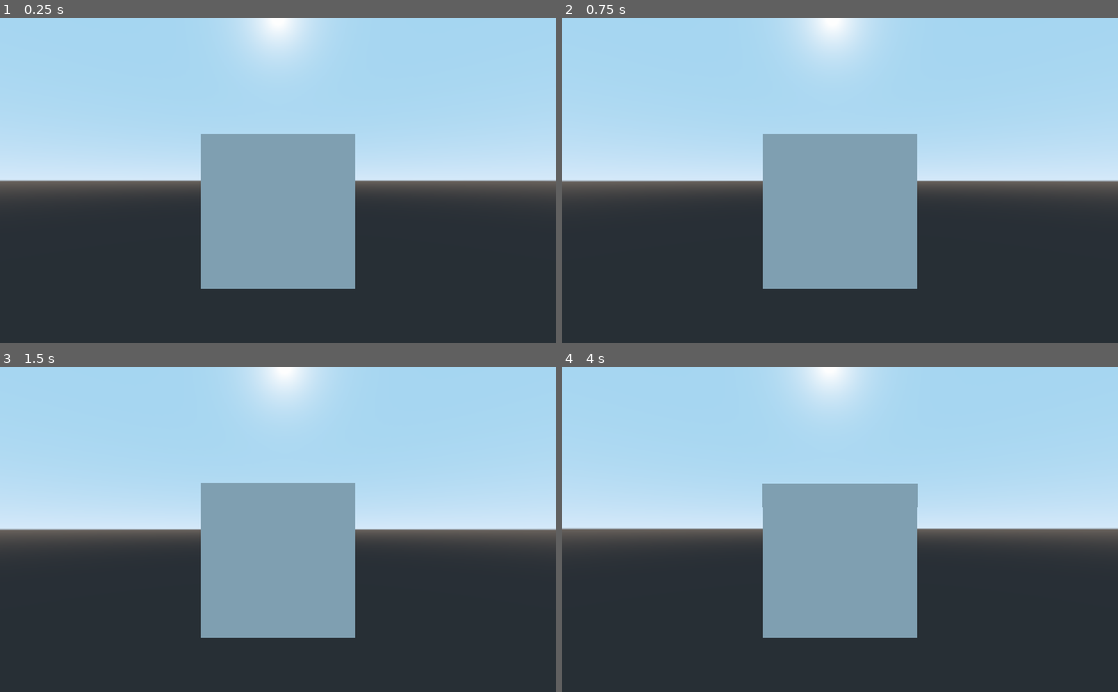
Above: before the commit, frames 1-4 (two rows, left to right).
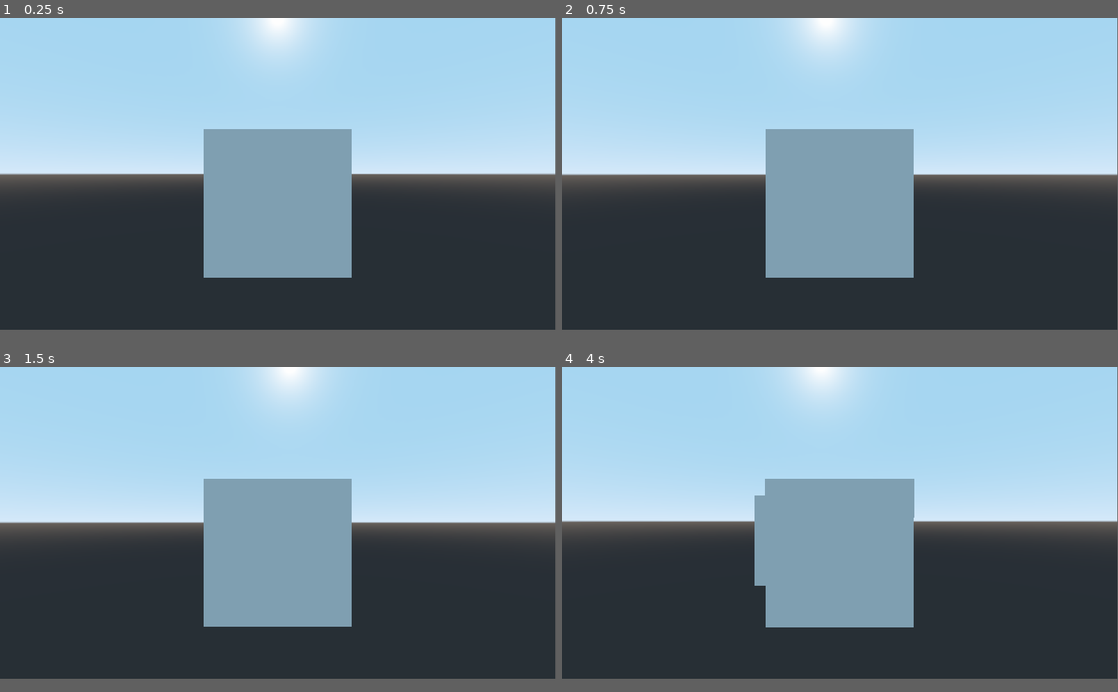
Above: after the commit, the same moments.

Repository: Truski/skipshift
Game: Godot game, scene res://TestScene/TestScene.tscn
Same seed, same stepped clock (60 frames per second), same inputs: the game is played once before the commit and once after it.
Inputs (mouse positions are in pixels of both pictures, inside the frame that each line leads up to):
- Up to frame 1 (0.25 s): no input
- Up to frame 2 (0.75 s): tap Enter at 0.5 s; move the mouse to (867, 180) at 0.52 s; hold W from 0.53 s (still down)
- Up to frame 3 (1.5 s): keep holding W; tap Space at 0.77, 1.25 s; move the mouse to (250, 529) at 1.27 s
- Up to frame 4 (4 s): keep holding W; tap Space at 1.52, 2.75, 3.02, 3.77 s; tap Enter at 2, 3.5 s; move the mouse to (851, 523) at 2.02 s; move the mouse to (834, 536) at 2.77 s; move the mouse to (878, 532) at 3.52 s
In our replay, the window is 800x468 before the commit and 799x449 after it. These sizes can differ from the game's own. Grey fills any space a smaller window leaves; there, only what the larger window draws over its background counts as a difference.

The runs differ from the first frame. In frame 1, 3.9% of the frame differs, in the area x 0-100%, y 0-84%; in frame 2, 3.8%; in frame 3, 4.0%; in frame 4, 4.5%.

Commit message:
Added lightweight pause
- Changed mouse mode on escape key so that player can resize, move, or close the window

Diff:
--- a/Player/Controller.gd
+++ b/Player/Controller.gd
@@ -44,14 +44,18 @@
 	if event is InputEventKey and event.pressed:
 		match event.scancode:
 			KEY_ESCAPE:
-				get_tree().quit()
-			KEY_W: #FORWARD
+				var mouseMode = Input.get_mouse_mode()
+				if (mouseMode == Input.MOUSE_MODE_VISIBLE):
+					Input.set_mouse_mode(Input.MOUSE_MODE_CAPTURED)
+				if (mouseMode == Input.MOUSE_MODE_CAPTURED):
+					Input.set_mouse_mode(Input.MOUSE_MODE_VISIBLE)
+			KEY_W:
 				Direction.z -= 1
-			KEY_S: #BACKBAWRD
+			KEY_S:
 				Direction.z += 1
-			KEY_A: #LEFT
+			KEY_A:
 				Direction.x -= 1
-			KEY_D: #RIGHT
+			KEY_D:
 				Direction.x += 1
 	if event is InputEventKey and not event.pressed:
 		match event.scancode:
--- a/Player/Controller.tscn
+++ b/Player/Controller.tscn
@@ -3,7 +3,6 @@
 [ext_resource path="res://Player/Controller.gd" type="Script" id=1]
 
 [node name="Controller" type="Spatial"]
-editor/display_folded = true
 script = ExtResource( 1 )
 
 [node name="InnerGimbal" type="Spatial" parent="."]
--- a/TestScene/TestScene.tscn
+++ b/TestScene/TestScene.tscn
@@ -6,6 +6,7 @@
 [node name="TestScene" type="Spatial"]
 
 [node name="Level" type="Spatial" parent="."]
+editor/display_folded = true
 
 [node name="MeshInstance" parent="Level" instance=ExtResource( 1 )]
 
--- a/project.godot
+++ b/project.godot
@@ -18,6 +18,15 @@
 config/name="skipshift"
 run/main_scene="res://TestScene/TestScene.tscn"
 config/icon="res://icon.png"
+
+[debug]
+
+settings/stdout/print_fps=true
+
+[display]
+
+window/size/width=1920
+window/size/height=1080
 
 [input]
 
